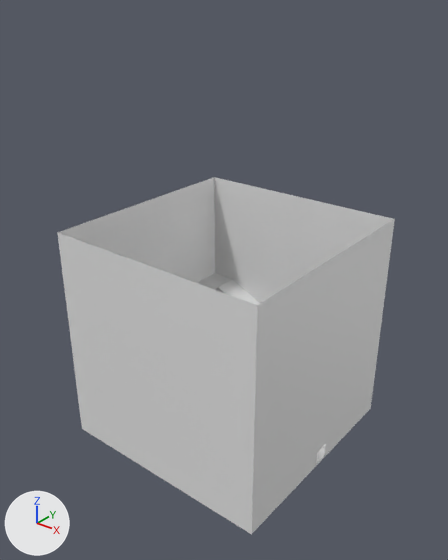
The Blender file DungeonGame/res/level/room/pillar_foundation/pillar_foundation.blend, before and after one commit.
The view is the same before and after, from a 50 mm camera at (59.9, -76.6, 77.0) aimed at (0.3, -2.1, 30.8). The lights are fixed; the arrows at lower left show +X, +Y and +Z.

In view in the first picture: 'Plane', 'Room'.
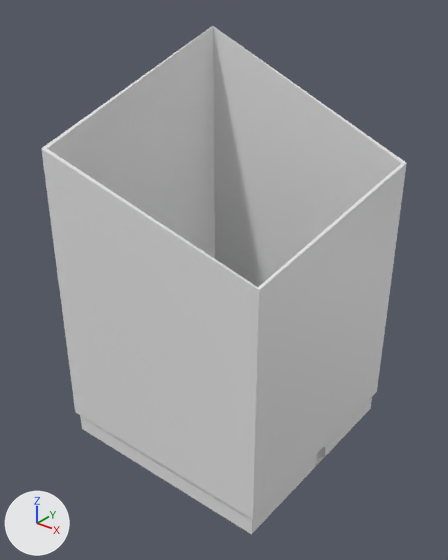
The edits, one by one:
me_cube is used by ob_room; location (0.0, 0.0, 0.0).
me_cube had 16 vertices, 7 faces and spanned x -20.0..20.0, y -20.0..20.0, z 0.0..40.0.
me_cube now has 24 vertices, 15 faces and spans x -20.6..20.6, y -20.6..20.6, z 0.0..69.1.
Part 1, on me_cube:
1 vertex is removed from x -20.0, y 20.0, z 40.0.
2 faces are deleted.
3 vertices move from x -20.0..20.0, y -20.0..20.0, z 40.0 to x -20.0..20.0, y -20.0..20.0, z 42.5..53.7.
9 vertices are added at x -20.6..20.6, y -20.6..20.6, z 4.0..69.1.
10 new faces join them.

What differs and where, as boxes (x1, y1, x2, y2) in the pictures (448 x 560 px):
'Room', reshaped (8% wider, 42% taller): before (57, 177, 395, 534); after (41, 26, 407, 534)
